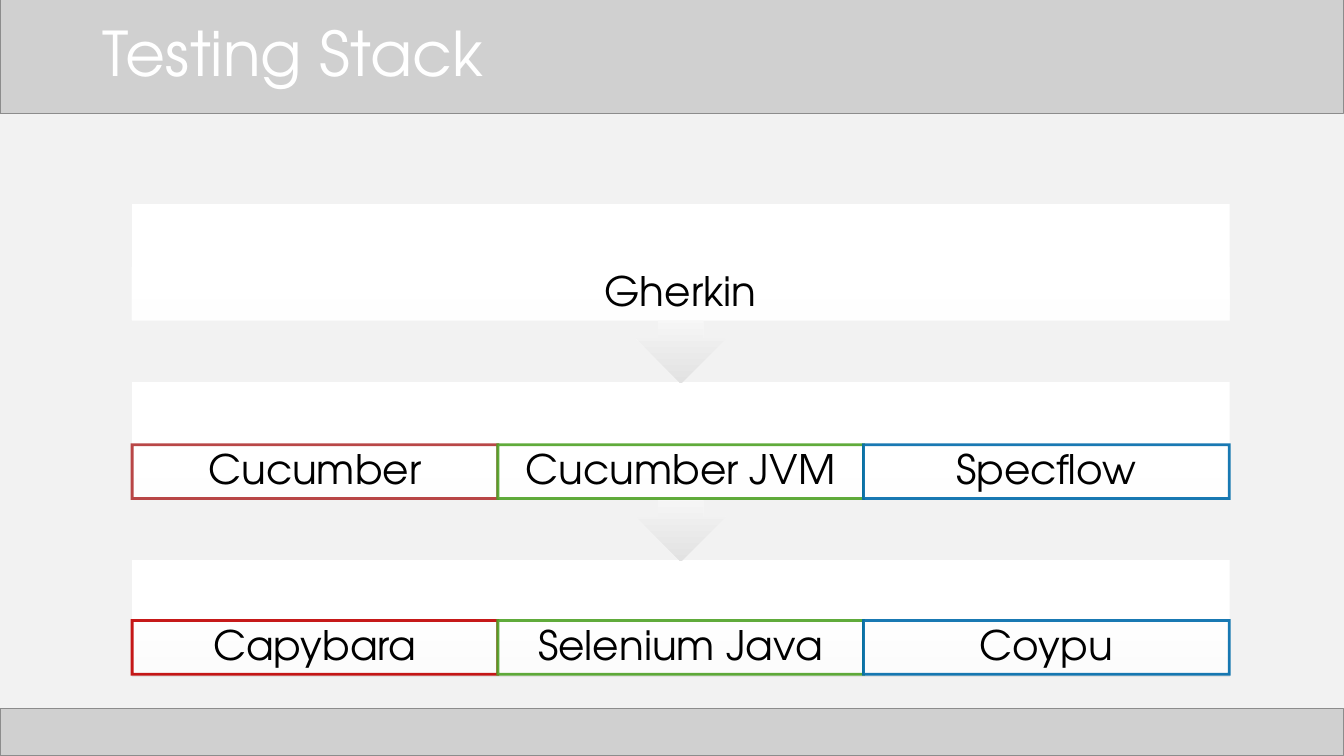
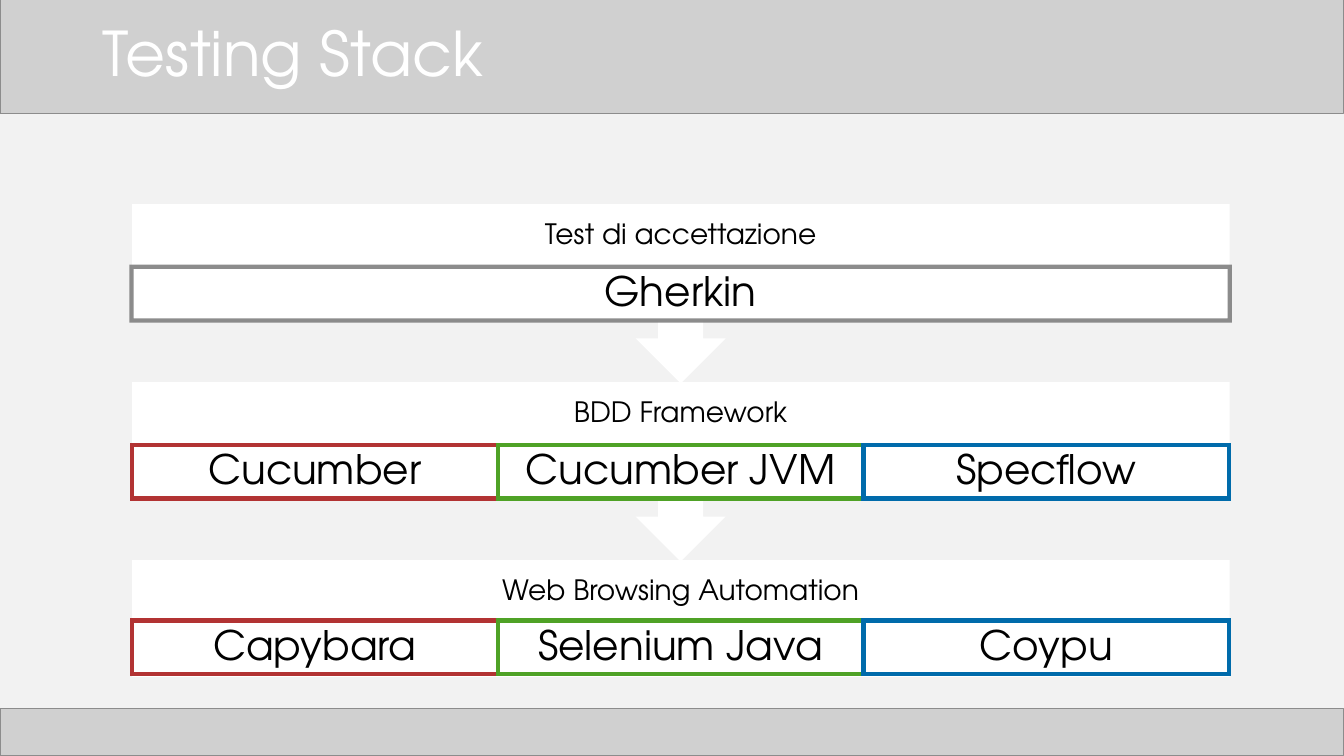
Before and after one commit to TTia/xblog-thesis, a slide deck: slide 12 of Presentazione.pptx. Drawn at 1344x756 pixels with LibreOffice and Linux fonts; fonts in the diff are those of the drawing; grey boxes stand for pictures. Boxes give left, top, right and bottom in pixels: in the first picture for what was removed or moved away, otherwise in the second. Text is boxed around its words. In the diff, an @@ line names an element or a change of style, - is before the commit and + after.

```diff
--- a/Presentazione.pptx
+++ b/Presentazione.pptx
@@ fill gradient #FFFFFF to #E3E3E3 to #FFFFFF in 3 elements at (132,560,1230,677), (132,382,1230,562), (132,204,1230,383) @@
@@ text added at (545,223,817,245), 20 pt, text #000000 @@
+Test di accettazione
@@ rectangle at (132,267,1230,321): outline none to #808080 3 pt @@
@@ text added at (574,401,788,423), 20 pt, text #000000 @@
+BDD Framework
@@ rectangle at (132,445,498,498): outline #B23333 2 pt to #B23333 3 pt @@
@@ rectangle at (498,445,864,498): outline #4FA226 2 pt to #4FA226 3 pt @@
@@ rectangle at (864,445,1230,498): outline #006BAB 2 pt to #006BAB 3 pt @@
@@ text added at (502,579,859,606), 20 pt, text #000000 @@
+Web Browsing Automation
@@ rectangle at (132,621,498,675): outline #C00000 2 pt to #B23333 3 pt @@
@@ rectangle at (498,621,864,675): outline #4FA226 2 pt to #4FA226 3 pt @@
@@ rectangle at (864,621,1230,675): outline #006BAB 2 pt to #006BAB 3 pt @@
```
Also in this commit, not shown: 19 other slides changed, 1 slide added, 1 slide removed, 3 other files.
